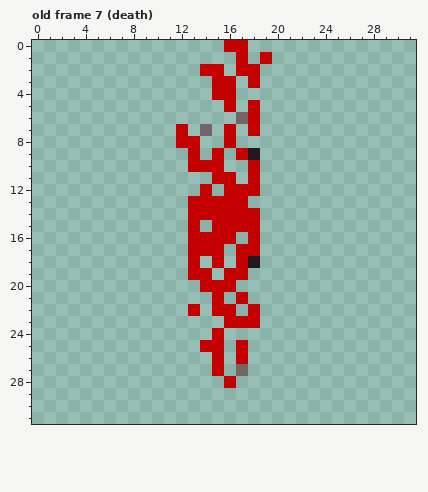
Pixel-art file, stored at assets/tiles/pentagram.aseprite. That is the earlier state.
32x32 pixels, 7 frames. Shown: old frame 7 (death). The commit also changed other frames, which this record leaves out.
After the commit:
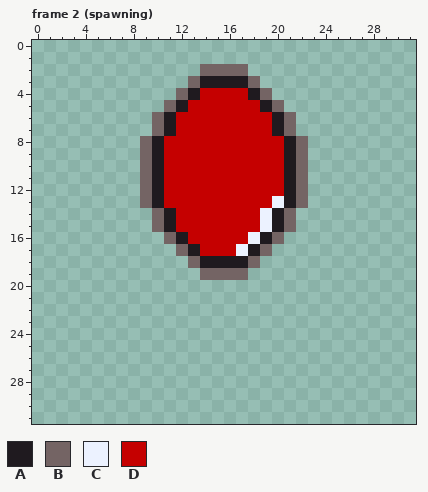
Palette (. is transparent): A #1f1a1f  B #746464  C #ecf2ff  D #c50000
A new or re-ordered frame is compared with the old frame closest to it.
Commit: Improve Pentagram spawning animation
From old to new:
frames re-ordered
Frame 2 (spawning) against old frame 7 (death), layer "Layer 4":
y 0: x 16..17 DD -> ..
y 1: x 17 D -> .; x 19 D -> .
y 2: x 14..18 DD.DD -> BBBB.
y 3: x 13..18 ..DD.D -> BAAAAB
y 4: x 12..14 ... -> BAD; x 17..19 ... -> DAB
y 5: x 11..15 ..... -> BADDD; x 17 . -> D; x 19..20 .. -> AB
y 6: x 10..17 .......B -> BADDDDDD; x 19..21 ... -> DAB
y 7: x 10..11 .. -> BA; x 13..15 .B. -> DDD; x 17 . -> D; x 19..21 ... -> DAB
y 8: x 9..11 ... -> BAD; x 14..15 .. -> DD; x 17..22 ...... -> DDDDAB
y 9: x 9..12 .... -> BADD; x 14 . -> D; x 16 . -> D; x 18..22 A.... -> DDDAB
y 10: x 9..12 .... -> BADD; x 16..17 .. -> DD; x 19..22 .... -> DDAB
y 11: x 9..14 ...... -> BADDDD; x 17 . -> D; x 19..22 .... -> DDAB
y 12: x 9..13 ..... -> BADDD; x 15 . -> D; x 19..22 .... -> DDAB
y 13: x 9..12 .... -> BADD; x 18..22 ..... -> DDCAB
y 14: x 10..12 ... -> BAD; x 19..21 ... -> CAB
y 15: x 10..12 ... -> BAD; x 14 . -> D; x 19..21 ... -> CAB
y 16: x 11..12 .. -> BA; x 17..20 .D.. -> DCAB
y 17: x 12..13 .D -> BA; x 16..19 .DD. -> DCAB
y 18: x 13..18 D.D.DA -> BAAAAB
y 19: x 13..17 DD.DD -> .BBBB
y 20: x 14..16 DDD -> ...
y 21: x 15 D -> .; x 17 D -> .
y 22: x 13 D -> .; x 15..16 DD -> ..; x 18 D -> .
y 23: x 16..18 DDD -> ...
y 24: x 15 D -> .
y 25: x 14..15 DD -> ..; x 17 D -> .
y 26: x 15 D -> .; x 17 D -> .
y 27: x 15 D -> .; x 17 B -> .
y 28: x 16 D -> .
Pixel boxes of the changes (left, top, right, bottom) in both pictures:
changed: (140, 40, 308, 388)
